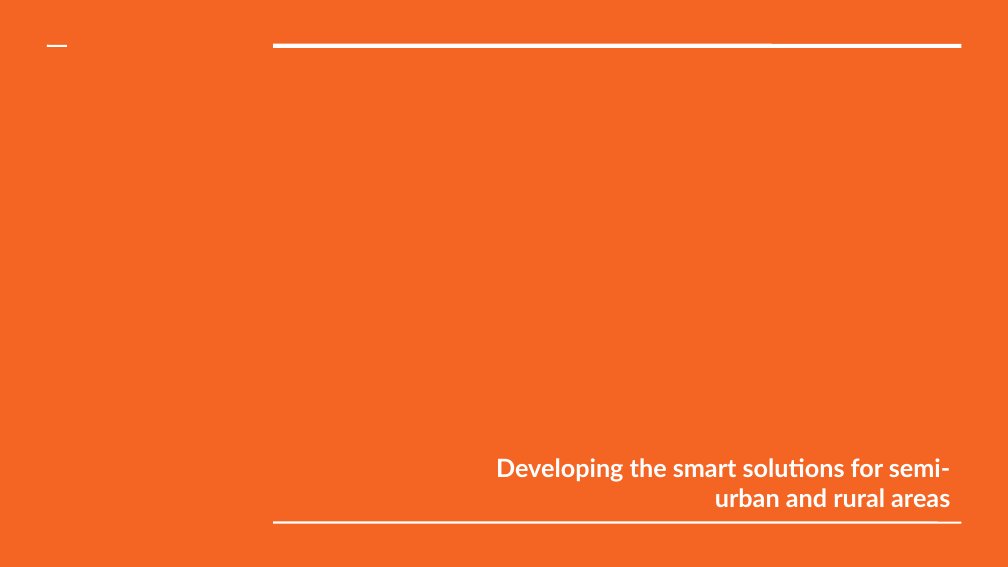
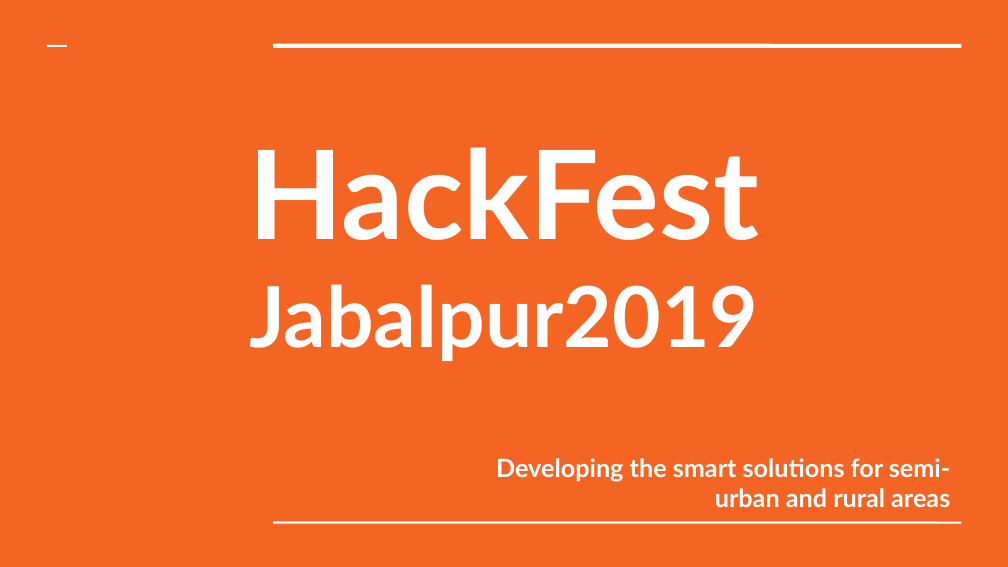
Before and after one commit to Saumya-Mishra9129/hackathon2019, a slide deck: slide 1 of Hackfest.odp. Drawn at 1008x567 pixels with LibreOffice and Linux fonts; fonts in the diff are those of the drawing; background and template pictures are left out. Boxes give left, top, right and bottom in pixels: in the first picture for what was removed or moved away, otherwise in the second. Text is boxed around its words. In the diff, an @@ line names an element or a change of style, - is before the commit and + after.

```diff
--- a/Hackfest.odp
+++ b/Hackfest.odp
@@ text added at box(249, 147, 760, 361), 60 pt, text #FFFFFF, bold @@
+HackFest
+Jabalpur2019
```
Also in this commit, not shown: 5 other slides changed, 3 slides added, 3 slides removed, 4 other files.
